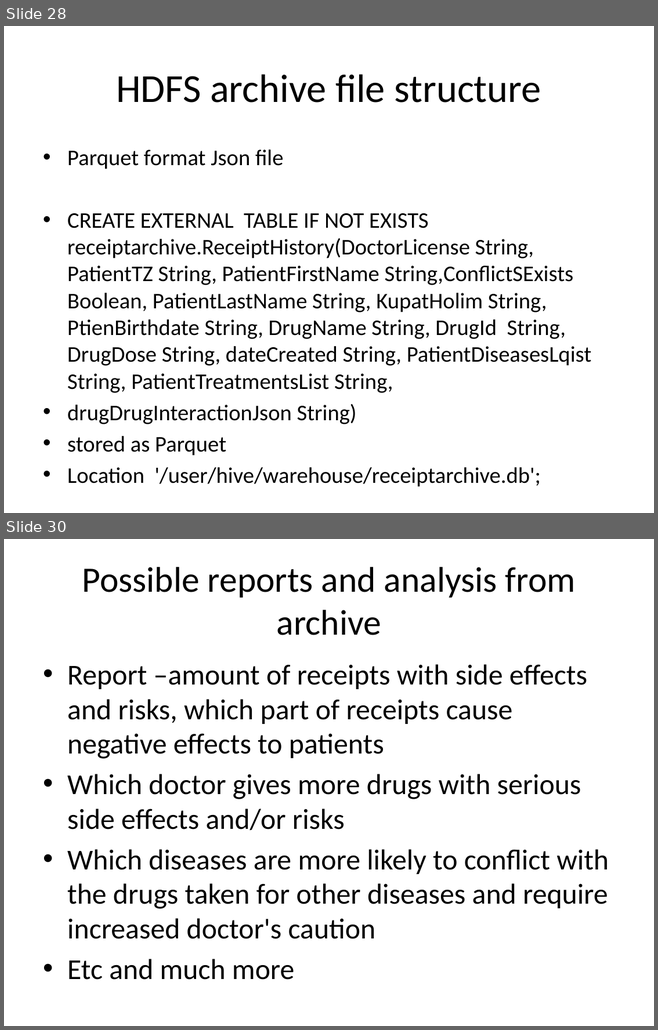
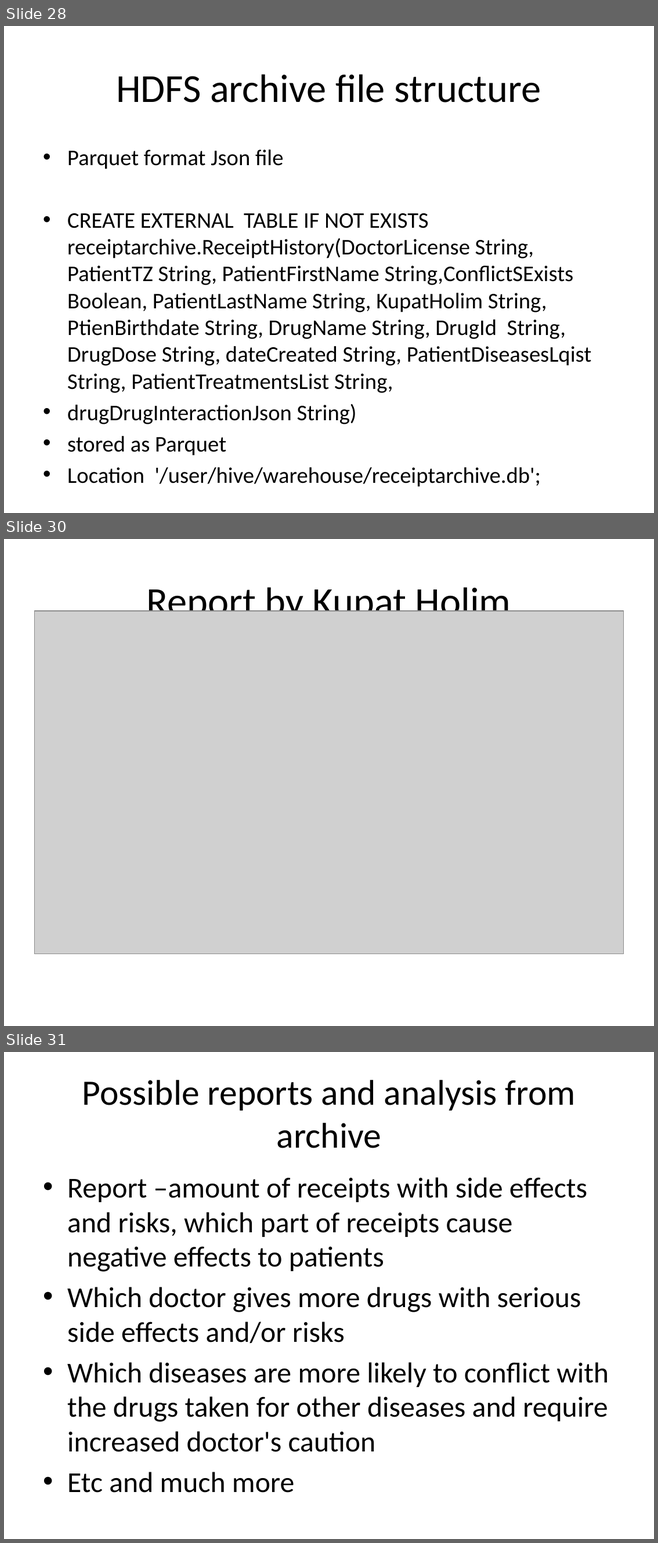
Before and after one commit to katkovOlga/nayaProject, a slide deck: FinalProject.pptx. Shown one above the other, each under a label of ours: slides 28 and 30 before the commit, slides 28, 30 and 31 after it; the slides between them are not shown. The pictures are 658x1030 and 658x1543 pixels, drawn with LibreOffice and Linux fonts; fonts in the diff are those of the drawing; grey boxes stand for pictures. Boxes give left, top, right and bottom in pixels: in the first picture for what was removed or moved away, otherwise in the second. Text is boxed around its words. In the diff, an @@ line names an element or a change of style, - is before the commit and + after.

```diff
--- a/FinalProject.pptx
+++ b/FinalProject.pptx
@@ slide 30 added at (4,539,654,1026), background #FFFFFF @@
@@ title added at (147,587,511,624), 44 pt, text #000000 @@
+Report by Kupat Holim
@@ picture added at (35,611,623,954) @@
@@ what was slide 30 is now slide 31 @@
```
Also in this commit, not shown: 2 slides changed, 2 other slides added, 3 slides removed, 1 other file.
